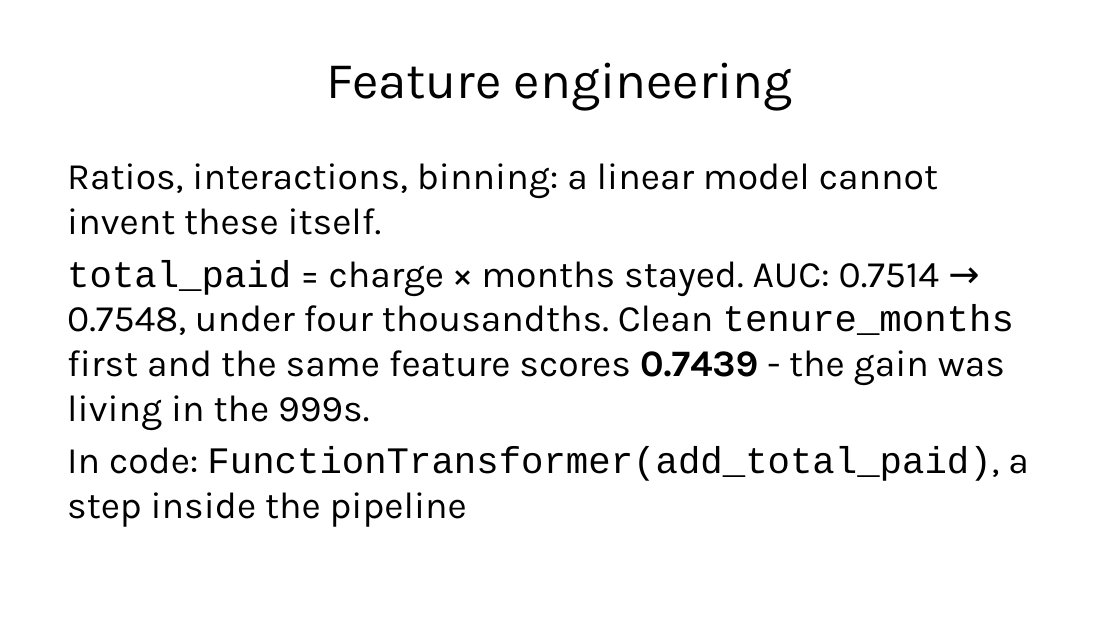
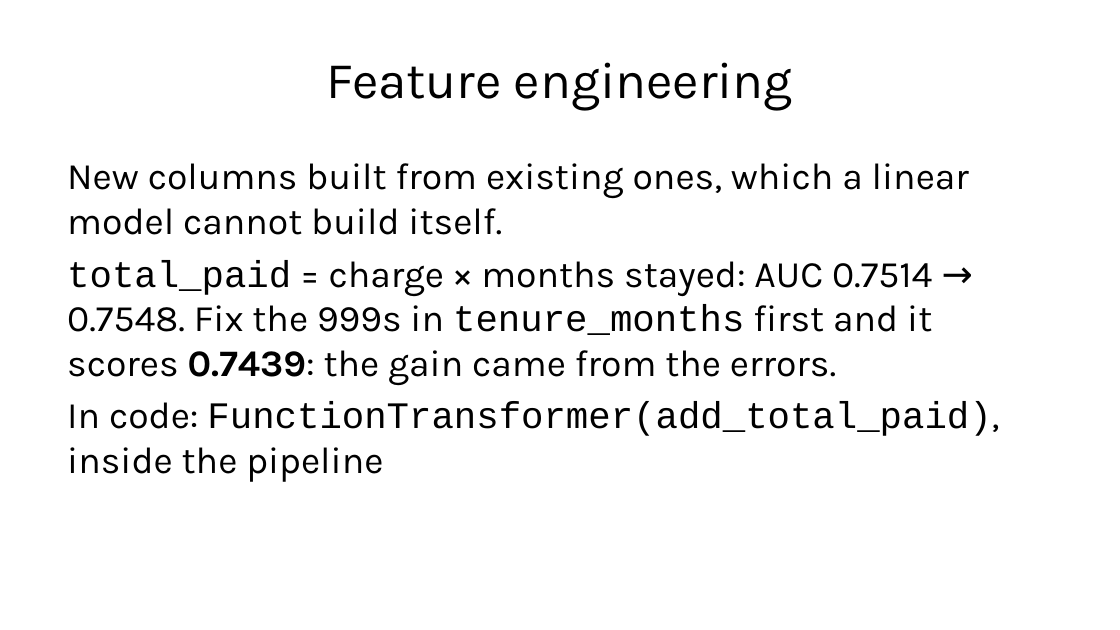
Before and after one commit to fabioantonini/technologies-for-artificial-intelligence, a slide deck: slide 41 of Lessons/02_data_exploration_and_preparation/Slides/data_exploration_and_preparation_slides.pptx. Drawn at 1120x630 pixels with LibreOffice and Linux fonts; fonts in the diff are those of the drawing; background and template pictures are left out. Boxes give left, top, right and bottom in pixels: in the first picture for what was removed or moved away, otherwise in the second. Text is boxed around its words. In the diff, an @@ line names an element or a change of style, - is before the commit and + after.

```diff
--- a/Lessons/02_data_exploration_and_preparation/Slides/data_exploration_and_preparation_slides.pptx
+++ b/Lessons/02_data_exploration_and_preparation/Slides/data_exploration_and_preparation_slides.pptx
@@ text at (x1=67, y1=163, x2=999, y2=482): text changed @@
-Ratios, interactions, binning: a linear model cannot invent these itself.
-total_paid = charge × months stayed. AUC: 0.7514 → 0.7548, under four thousandths. Clean tenure_months first and the same feature scores 0.7439 - the gain was living in the 999s.
-In code: FunctionTransformer(add_total_paid), a step inside the pipeline
+New columns built from existing ones, which a linear model cannot build itself.
+total_paid = charge × months stayed: AUC 0.7514 → 0.7548. Fix the 999s in tenure_months first and it scores 0.7439: the gain came from the errors.
+In code: FunctionTransformer(add_total_paid), inside the pipeline
```
Also in this commit, not shown: 25 other slides changed, 7 slides added, 7 slides removed, 2 other files.
